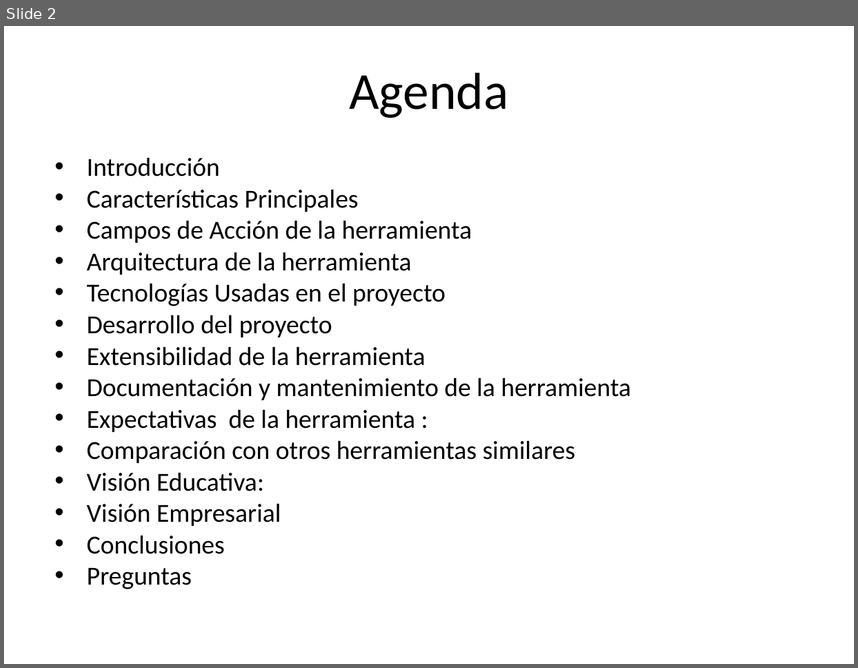
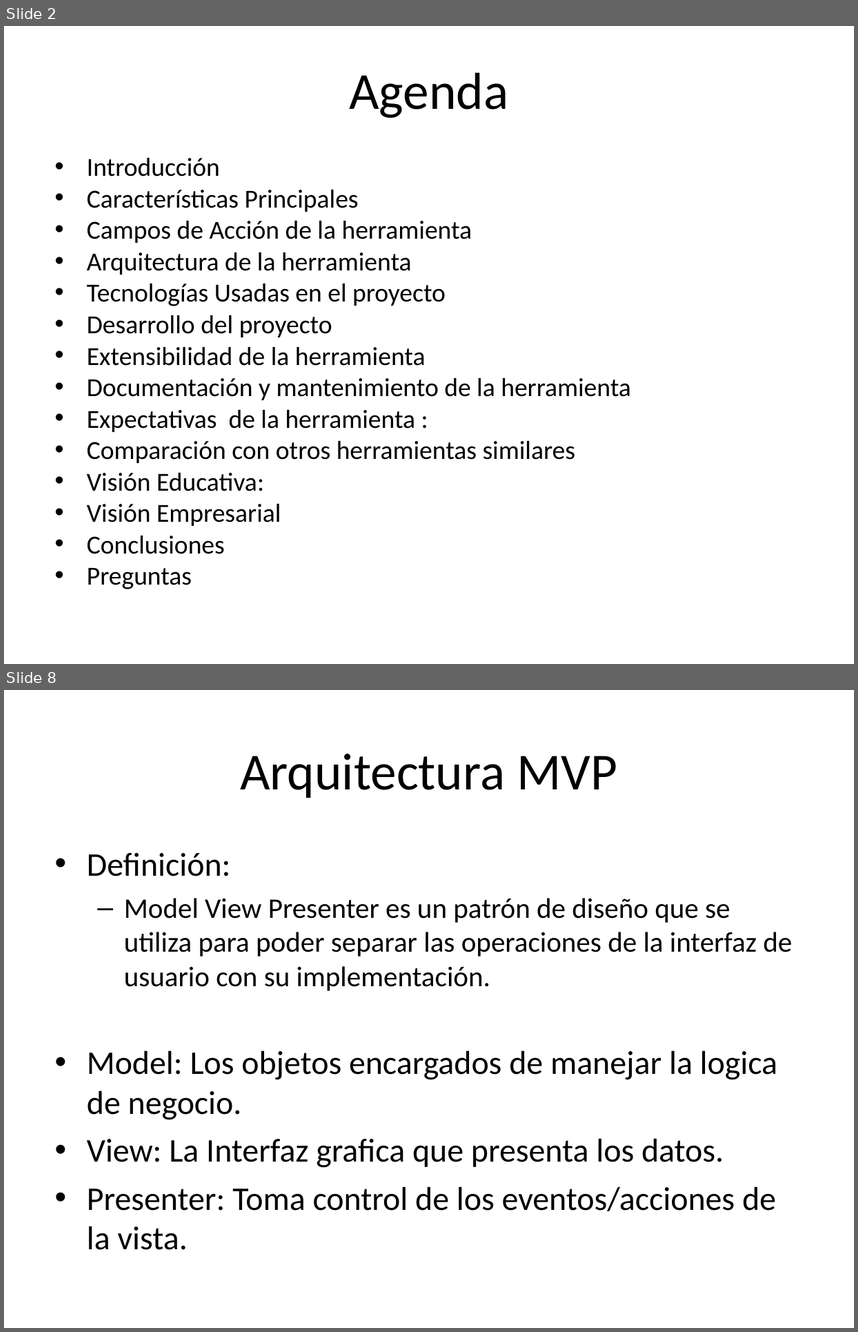
Before and after one commit to Xavinightshade/ipsimulator, a slide deck: presentacion/Presentacion Simulador Redes.ppt. Shown one above the other, each under a label of ours: slide 2 before the commit, slides 2 and 8 after it; the slides between them are not shown. The pictures are 858x668 and 858x1332 pixels, drawn with LibreOffice and Linux fonts; fonts in the diff are those of the drawing. Boxes give left, top, right and bottom in pixels: in the first picture for what was removed or moved away, otherwise in the second. Text is boxed around its words. In the diff, an @@ line names an element or a change of style, - is before the commit and + after.

```diff
--- a/presentacion/Presentacion Simulador Redes.ppt
+++ b/presentacion/Presentacion Simulador Redes.ppt
@@ slide 8 added at (x1=4, y1=690, x2=854, y2=1328), background #FFFFFF @@
@@ title added at (x1=240, y1=753, x2=617, y2=798), 44 pt, text #000000 @@
+Arquitectura MVP
@@ text added at (x1=87, y1=853, x2=792, y2=1250), 28 pt, text #000000 @@
+• Definición:
+  – Model View Presenter es un patrón de diseño que se utiliza para poder separar las operaciones de la interfaz de usuario con su implementación.
+• Model: Los objetos encargados de manejar la logica de negocio.
+• View: La Interfaz grafica que presenta los datos.
+• Presenter: Toma control de los eventos/acciones de la vista.
```
Also in this commit, not shown: 1 slide changed, 29 other slides added, 2 slides removed.
